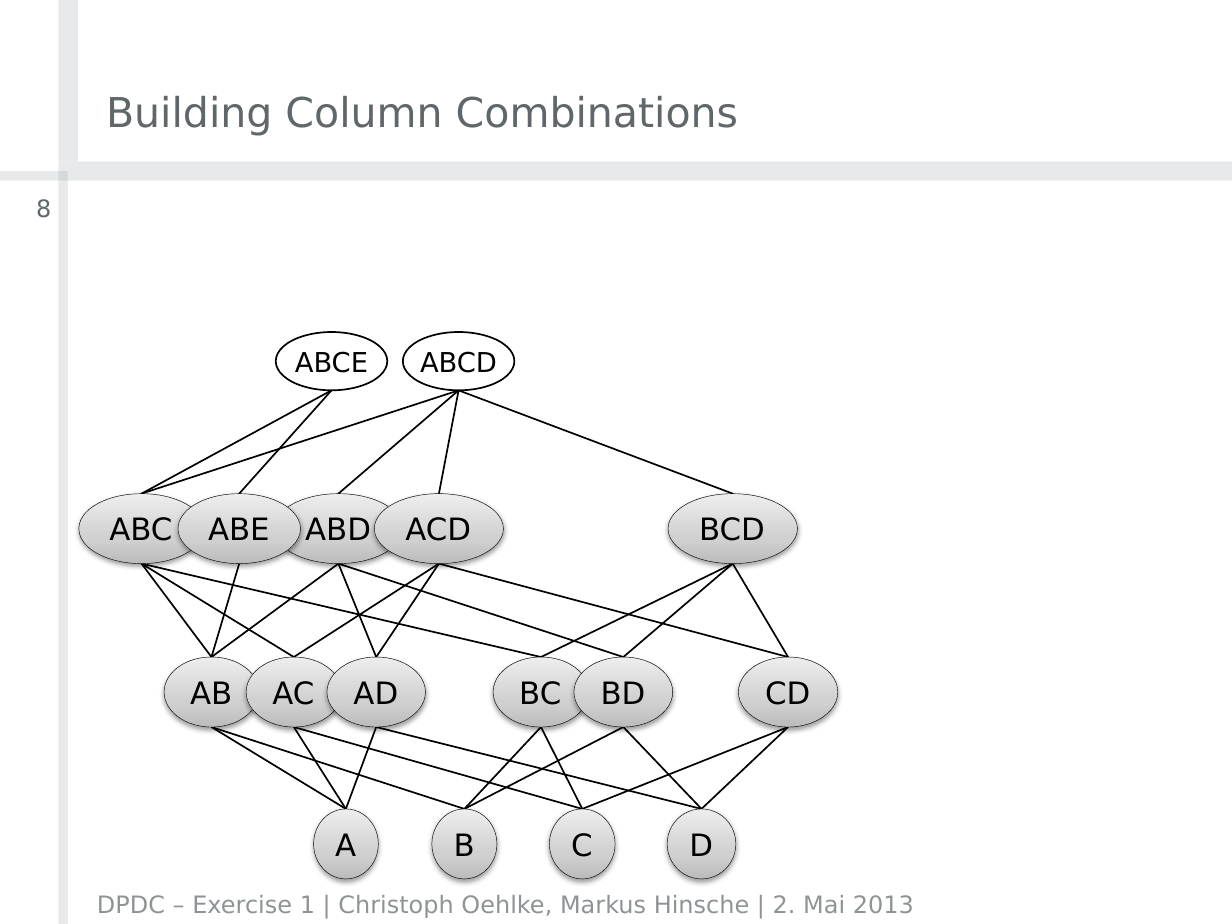
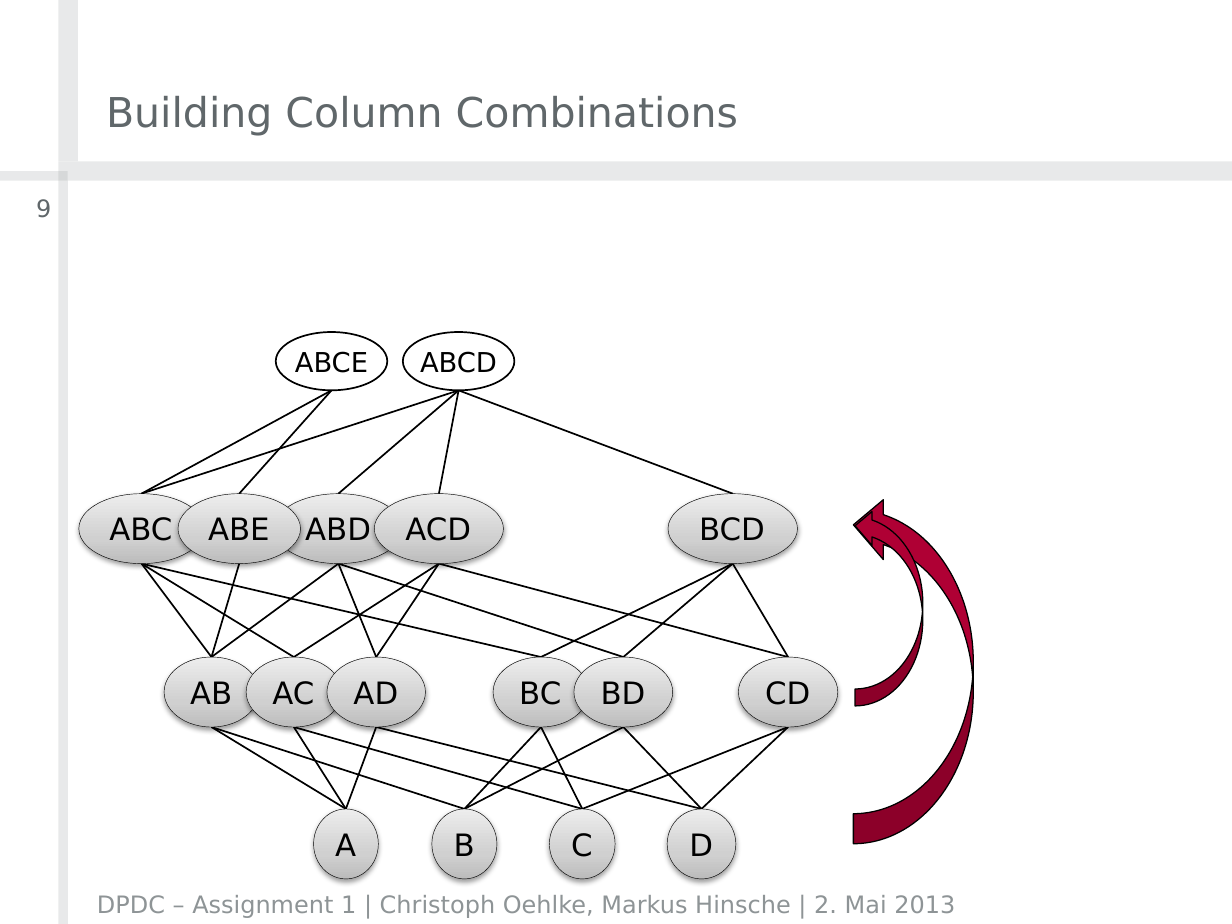
Before and after one commit to crizzy/dpdc-exercises, a slide deck: slide 9 of exercise1/DPDCAssignment1ChristophOehlkeMarkusHinsche.pptx (slide 8 before the commit). Drawn at 1232x924 pixels with LibreOffice and Linux fonts; fonts in the diff are those of the drawing; background and template pictures are left out. Boxes give left, top, right and bottom in pixels: in the first picture for what was removed or moved away, otherwise in the second. Text is boxed around its words. In the diff, an @@ line names an element or a change of style, - is before the commit and + after.

```diff
--- a/exercise1/DPDCAssignment1ChristophOehlkeMarkusHinsche.pptx
+++ b/exercise1/DPDCAssignment1ChristophOehlkeMarkusHinsche.pptx
@@ page number at (36,199,51,218): text changed @@
-8
+9
@@ curved right arrow added at (854,495,973,844), fill #AF0034, outline #000000 0.75 pt @@
@@ curved right arrow added at (855,509,923,706), fill #AF0034, outline #000000 0.75 pt @@
@@ text at (97,895,955,918): text changed @@
-DPDC – Exercise 1 | Christoph Oehlke, Markus Hinsche | 2. Mai 2013
+DPDC – Assignment 1 | Christoph Oehlke, Markus Hinsche | 2. Mai 2013
```
Also in this commit, not shown: 9 other slides changed, 4 slides added.
